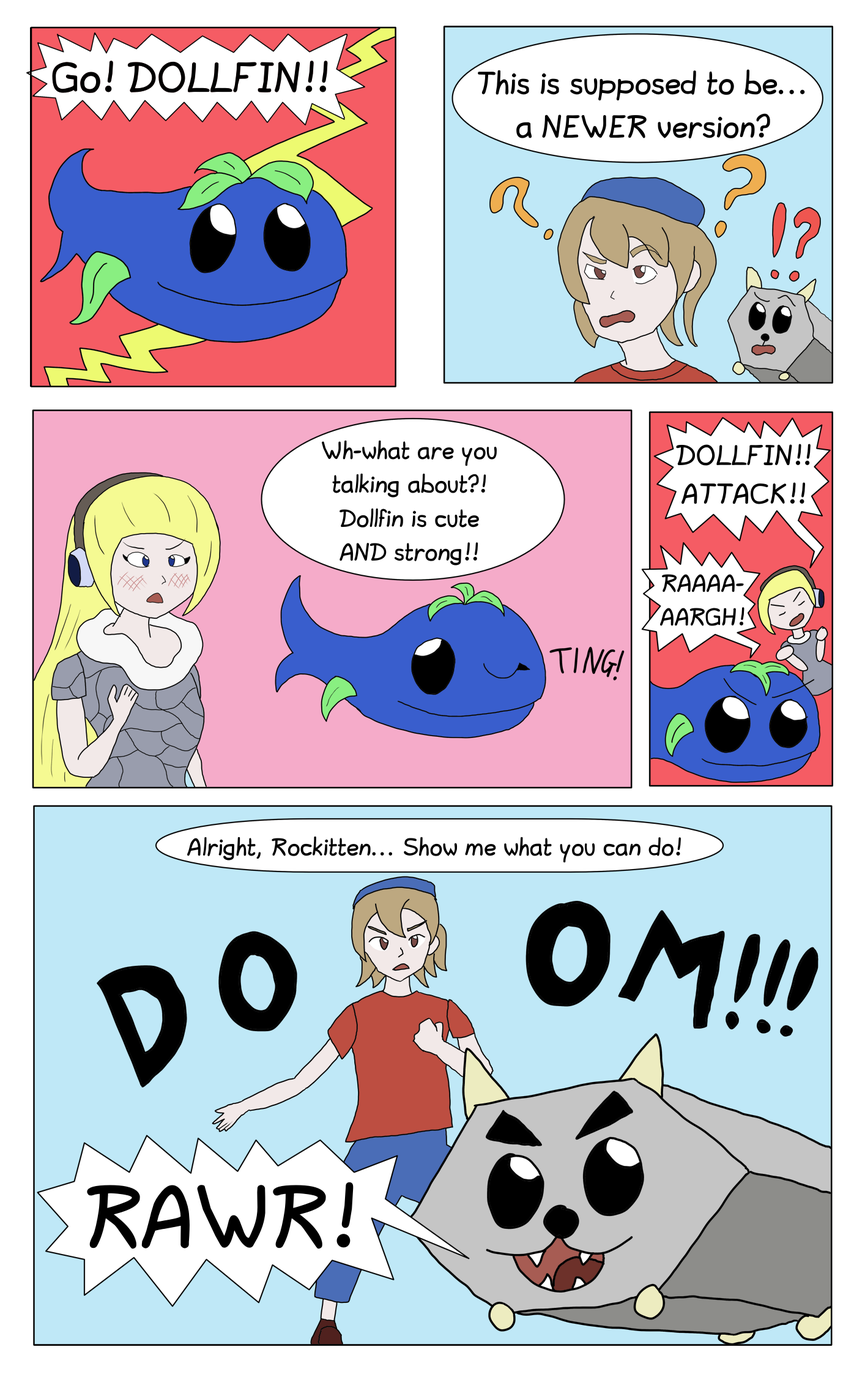
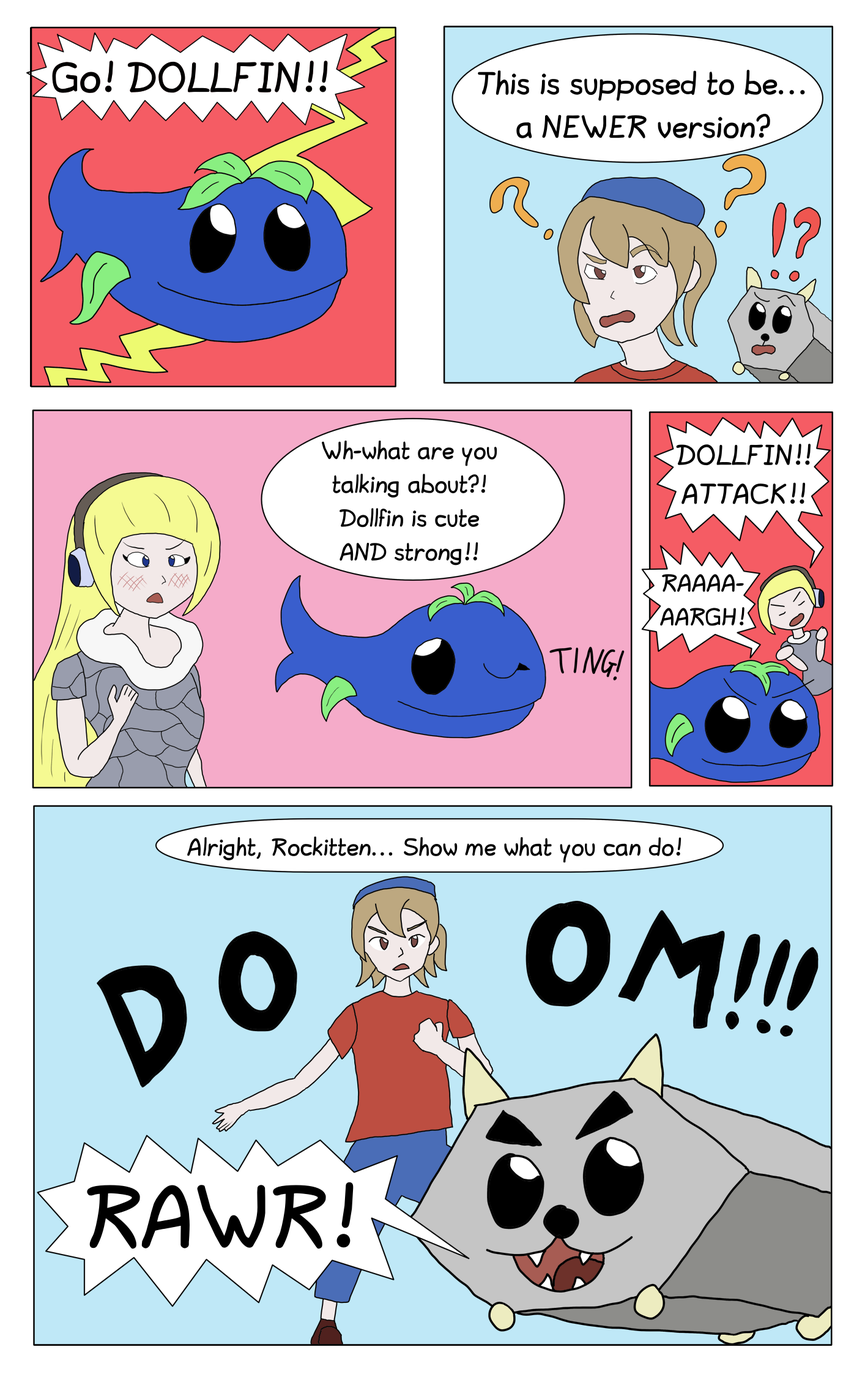
Layers edited between the first and the second 865 x 1377 image:
painted on "bubbles" over (105, 69, 811, 1221)
painted on "ink" over (105, 69, 811, 1221)
painted on "panels" over (105, 69, 811, 1221)
painted on "color" over (105, 69, 811, 1221)
painted on "bg" over (321, 69, 811, 627)
